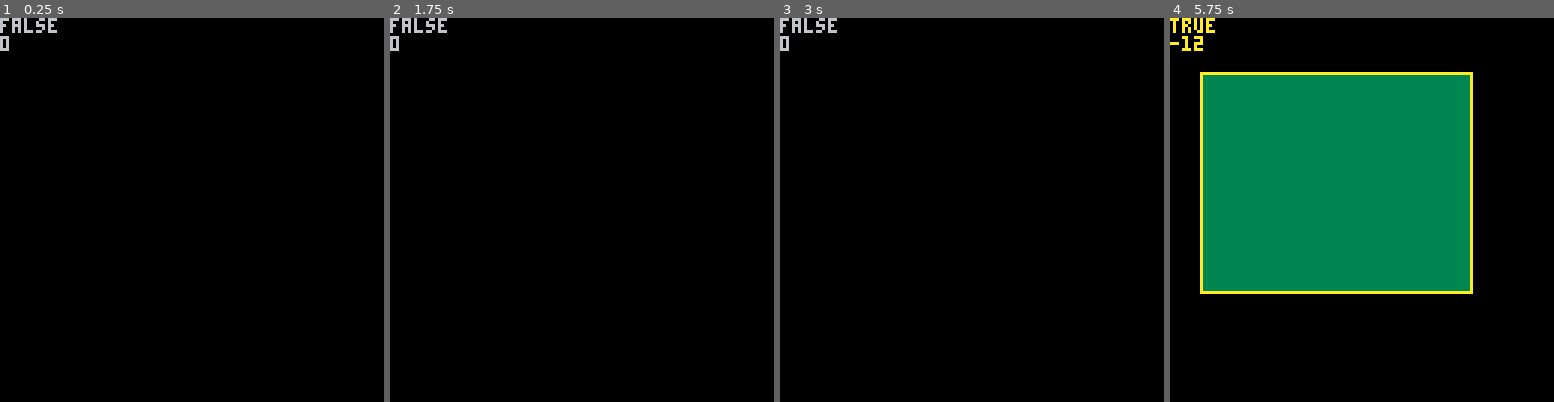
Above: before the commit, frames 1-4 (left to right).
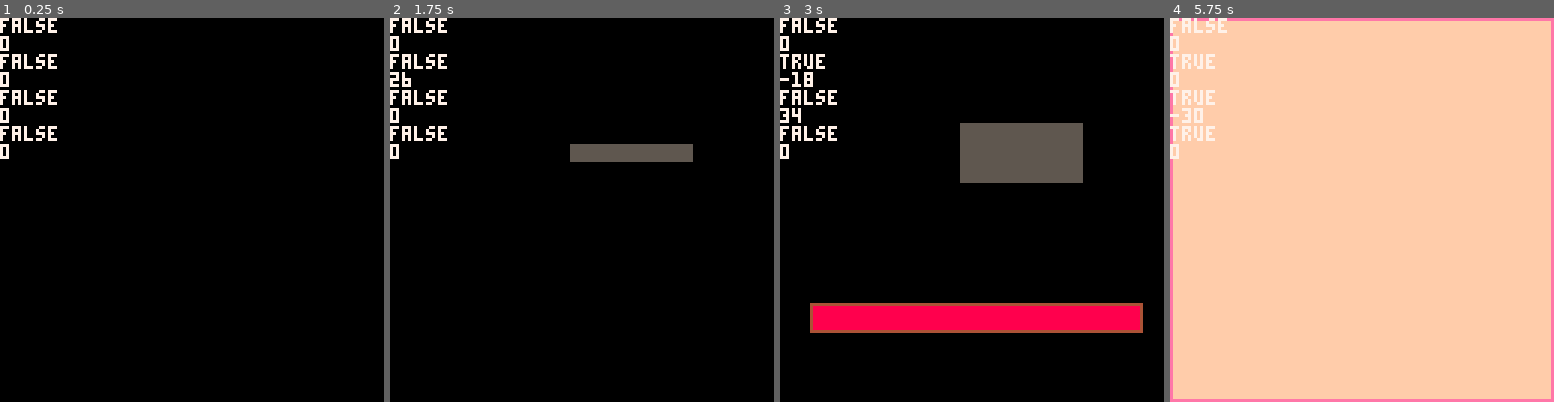
Above: after the commit, the same moments.

Repository: caranha/pico_playground
Game: PICO-8 cartridge windowtest.p8
Same seed, same stepped clock (60 frames per second), same inputs: the game is played once before the commit and once after it.
Inputs:
- Up to frame 1 (0.25 s): no input
- Up to frame 2 (1.75 s): tap X (X key) at 0.33, 1.07 s; tap O (Z key) at 0.7, 1.7 s; hold Right from 1.6 s (still down)
- Up to frame 3 (3 s): tap X (X key) at 1.85, 2.97 s; release Right at 2.1 s; tap O (Z key) at 2.1, 2.5, 2.9 s; hold Up 2.15-2.42 s; hold Right from 2.47 s (still down)
- Up to frame 4 (5.75 s): release Right at 3.03 s; hold Left 3.08-3.58 s; tap O (Z key) every 0.4 s from 3.3 to 5.7 s; hold Down 3.63-3.97 s; hold Right 4.02-4.68 s; tap X (X key) at 4.08, 5.2 s; hold Up 4.73-5.03 s; hold Left 5.08-5.68 s; hold Down from 5.73 s (still down)

The runs differ from the first frame. In frame 1, 1.4% of the frame differs, in the area x 0-15%, y 0-37%; in frame 2, 3.0%; in frame 3, 13%; in frame 4, 100%, in the area x 0-100%, y 0-100%.

Commit message:
Cleared up the example a bit

Diff:
--- a/windowtest.p8
+++ b/windowtest.p8
@@ -2,19 +2,25 @@
 version 8
 __lua__
 -- window management test
--- 193 tokens (can it be made better?)
-
-window = {
-	open = false,
-	age = 0,
-	mage = 15,
-	x0 = 10,
-	y0 = 10,
-	x1 = 100,
-	y1 = 100,
-	c1 = 3,
-	c2 = 10
-}
+-- 176 tokens
+
+window = {}
+
+------------------------------
+function new_window(x0,y0,x1,y1,c1,c2,mage)
+	local w = {
+		open = false,
+		age = 0,
+		mage = mage,
+		x0 = x0,
+		y0 = y0,
+		x1 = x1,
+		y1 = y1,
+		c1 = c1,
+		c2 = c2
+	}
+	return w
+end
 
 function w_draw(w)
 	if (w.age == 0 and not w.open) return
@@ -34,26 +40,36 @@
 end
 
 function w_toggle(w)
+	if (w.age != 0) return
 	if (w.open) then
 		w.age = -1*w.mage
 	else
 		w.age = w.mage
 	end
 end
-
+-----------------------------
 function _init()
+	add(window,new_window(10,50,60,60,3,7,10))
+ add(window,new_window(60,30,100,60,5,5,30))
+	add(window,new_window(10,90,120,110,8,4,60))
+	add(window,new_window(0,0,127,127,15,14,60))
 end
 
 function _update()
-	if (btn(0)) w_toggle(window)
-	w_updt(window)
+	for i=0,3 do
+		if (btn(i)) w_toggle(window[i+1])
+	end
+	foreach(window,w_updt)
 end
 
 function _draw()
 	cls()
-	w_draw(window)
-	print(window.open)
-	print(window.age)
+	foreach(window,w_draw)
+	color(7)
+	for i in all(window) do
+		print(i.open)
+		print(i.age)
+	end
 end
 __gfx__
 00000000000000000000000000000000000000000000000000000000000000000000000000000000000000000000000000000000000000000000000000000000
